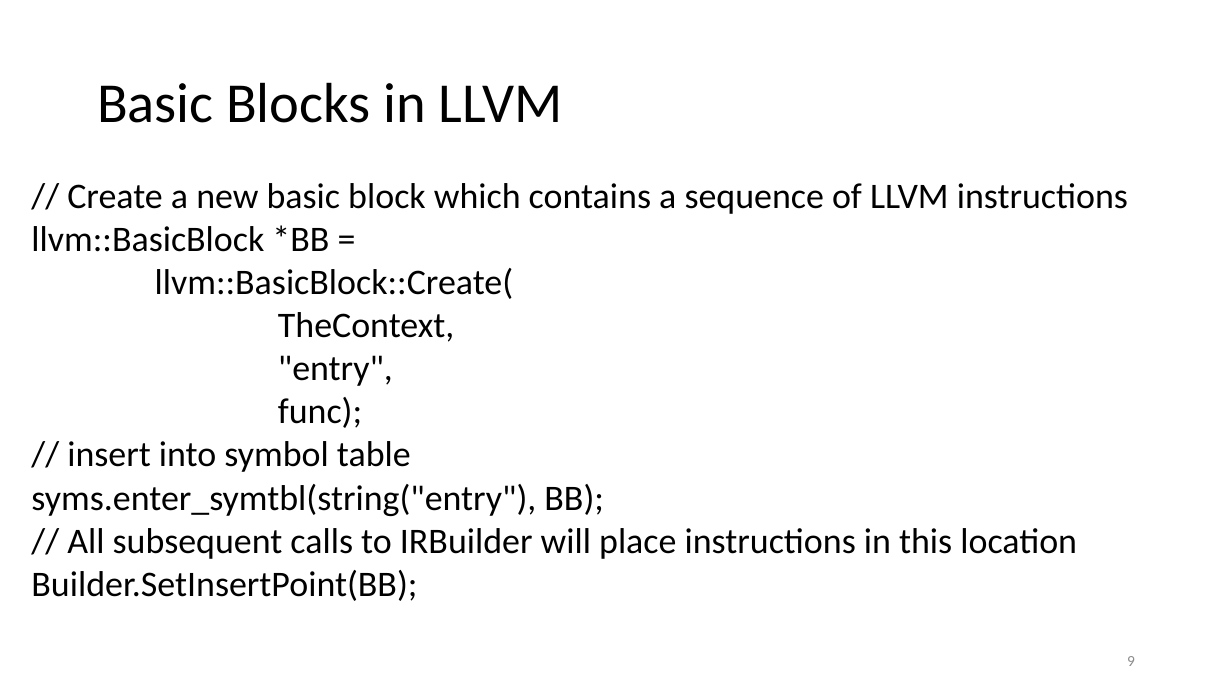
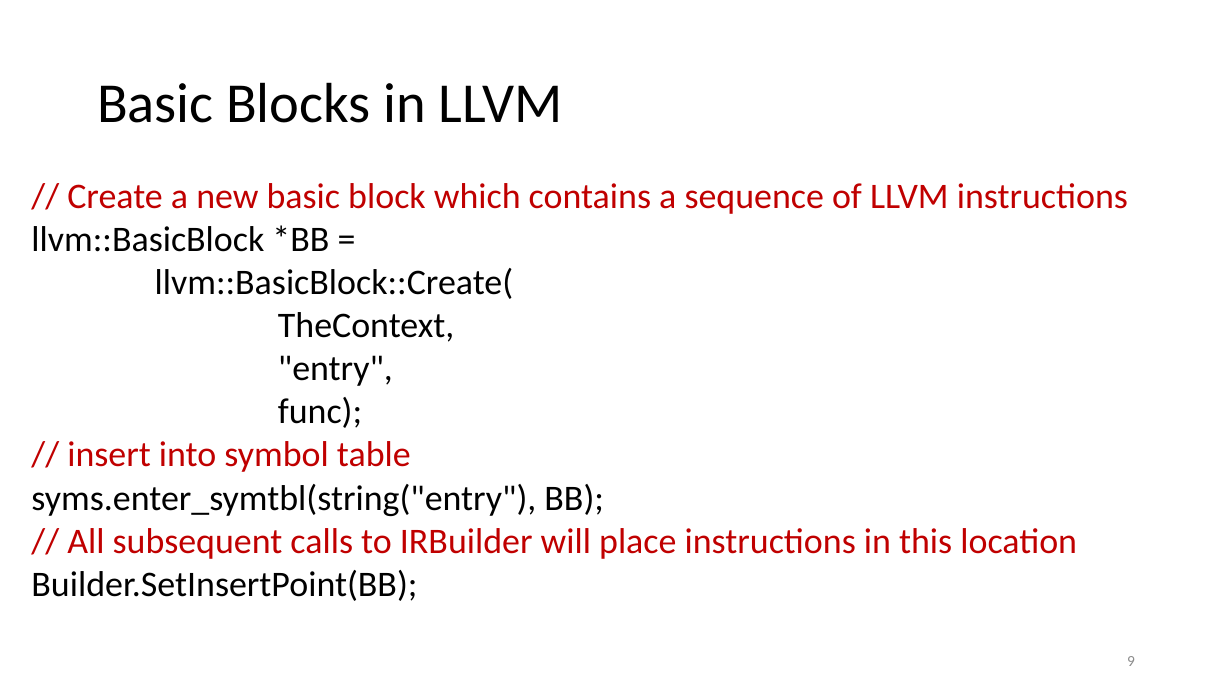
Before and after one commit to anoopsarkar/compilers-class, a slide deck: slide 9 of assets/ppt/codegen/decafLLVM.pptx. Drawn at 1232x693 pixels with LibreOffice and Linux fonts; fonts in the diff are those of the drawing. Boxes give left, top, right and bottom in pixels: in the first picture for what was removed or moved away, otherwise in the second. Text is boxed around its words. In the diff, an @@ line names an element or a change of style, - is before the commit and + after.

```diff
--- a/assets/ppt/codegen/decafLLVM.pptx
+++ b/assets/ppt/codegen/decafLLVM.pptx
@@ text at (x1=67, y1=183, x2=1128, y2=559): text colour #000000 to #C00000 in "// Create a new basic block which ...", "// insert into symbol table", "// All subsequent calls to IRBuilder will ..." @@
```
Also in this commit, not shown: 9 other slides changed, 2 other files.
